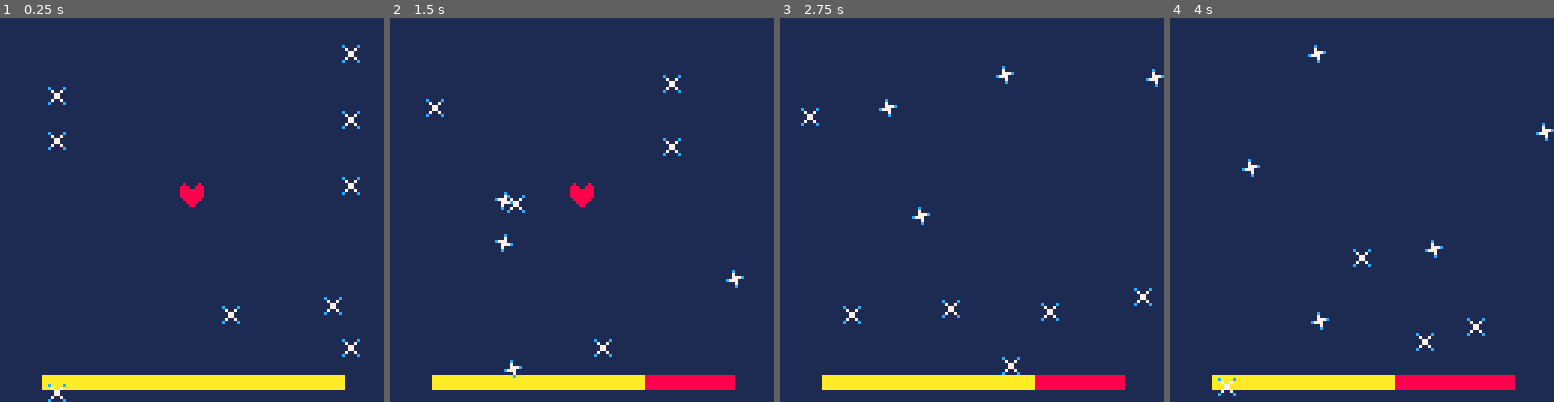
Above: before the commit, frames 1-4 (left to right).
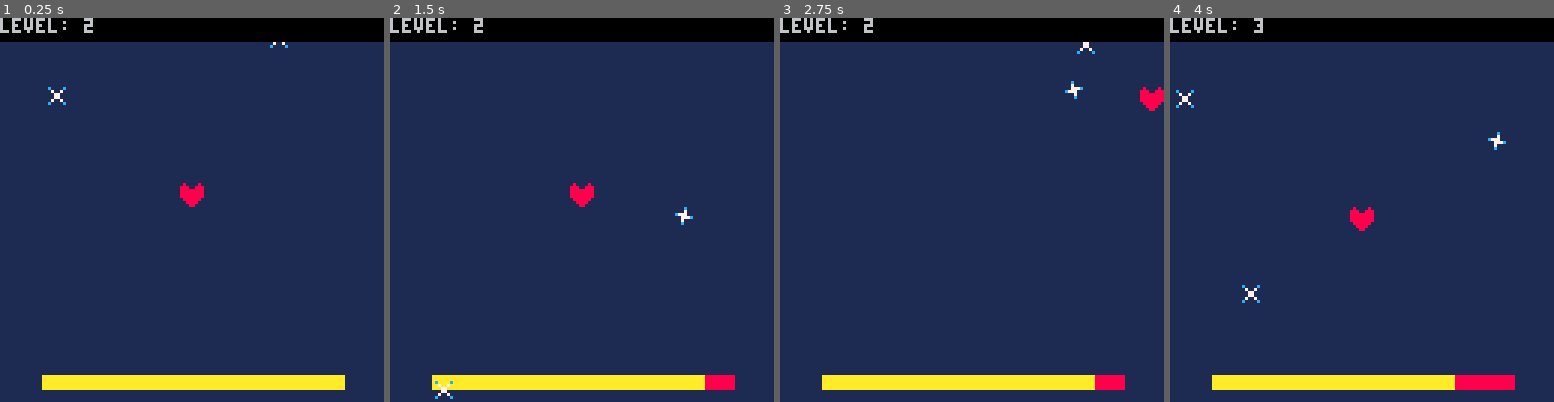
Above: after the commit, the same moments.

Repository: hiddenwaffle/pico8-sandbox
Game: PICO-8 cartridge undertale-stars.p8
The game is run twice, just before and just after one commit, with the same random seed, the same clock (stepped at 60 frames per second) and the same inputs.
Inputs:
- Up to frame 1 (0.25 s): no input
- Up to frame 2 (1.5 s): no input
- Up to frame 3 (2.75 s): hold Right 1.6-2.1 s; hold Up 2.15-2.42 s; hold Right from 2.47 s (still down)
- Up to frame 4 (4 s): release Right at 3.03 s; hold Left 3.08-3.58 s; hold Down 3.63-3.97 s

The runs differ from the first frame. In frame 1, 6.9% of the frame differs, in the area x 0-100%, y 0-100%; in frame 2, 7.7%; in frame 3, 8.0%; in frame 4, 8.0%, in the area x 0-100%, y 0-99%.

Commit message:
Add level counter

Diff:
--- a/undertale-stars.p8
+++ b/undertale-stars.p8
@@ -3,6 +3,7 @@
 __lua__
 
 function _init()
+  g_t = 0
   g_heart = {
     x = 60, -- (128 / 2) - (8 / 2) = 60
     y = 55
@@ -11,7 +12,7 @@
   for i = 1, 100 do
     g_stars[i] = create_stars()
   end
-  g_star_count_target = 10
+  g_star_count_target = 2
   g_health = 100 -- 0 to 100
 end
 
@@ -34,6 +35,7 @@
   update_player()
   update_stars()
   check_collision()
+  check_level_up()
 end
 
 function update_player()
@@ -43,8 +45,8 @@
   if (btn(1)) dx =  2
   if (btn(2)) dy = -2
   if (btn(3)) dy =  2
-  g_heart.x += dx
-  g_heart.y += dy
+  g_heart.x = mid(g_heart.x + dx, 0, 120) -- 120 = 128 - 8
+  g_heart.y = mid(g_heart.y + dy, 8, 120) -- right below status bar
 end
 
 function update_stars()
@@ -107,7 +109,7 @@
 
 function activate_star(star)
   star.active = true
-  local side = flr(rnd(3)) -- 3 possible sides
+  local side = flr(rnd(6)) -- 4 possible sides, top counted 3x
   if side == 0 then -- left
     star.x = 0
     star.y = flr(rnd(128))
@@ -118,6 +120,11 @@
     star.y = flr(rnd(128))
     star.dx = -1
     star.dy = rnd(1) * -1
+  elseif side == 2 or side == 3 or side == 4 then -- top
+    star.x = flr(rnd(128)) + 1
+    star.y = 0
+    star.dx = 1 - rnd(2)
+    star.dy = 0
   else -- bottom
     star.x = flr(rnd(128)) + 1
     star.y = 128
@@ -164,23 +171,20 @@
   reset_star(star)
 end
 
+function check_level_up()
+  g_t += 1
+  if g_t > 180 then -- 60 frames * 3 seconds
+    g_star_count_target += 1
+    g_t = 0
+  end
+end
+
 function _draw()
   cls(1)
   draw_health()
   draw_player()
   draw_stars()
-end
-
-function draw_player()
-  spr(1, g_heart.x, g_heart.y)
-end
-
-function draw_stars()
-  for star in all(g_stars) do
-    if star.active then
-      spr(2 + flr(star.frame), star.x, star.y)
-    end
-  end
+  draw_status_bar()
 end
 
 -- 128 - 100 = 28
@@ -189,6 +193,23 @@
   local offset = g_health -- assumes 0 <= g_health <= 100
   rectfill(14, 119, 14 + 100,    123,  8) -- red
   rectfill(14, 119, 14 + offset, 123, 10) -- yellow
+end
+
+function draw_player()
+  spr(1, g_heart.x, g_heart.y)
+end
+
+function draw_stars()
+  for star in all(g_stars) do
+    if star.active then
+      spr(2 + flr(star.frame), star.x, star.y)
+    end
+  end
+end
+
+function draw_status_bar()
+  rectfill(0, 0, 128, 7, 0)
+  print('level: ' .. g_star_count_target, 0, 0, 6)
 end
 
 __gfx__
